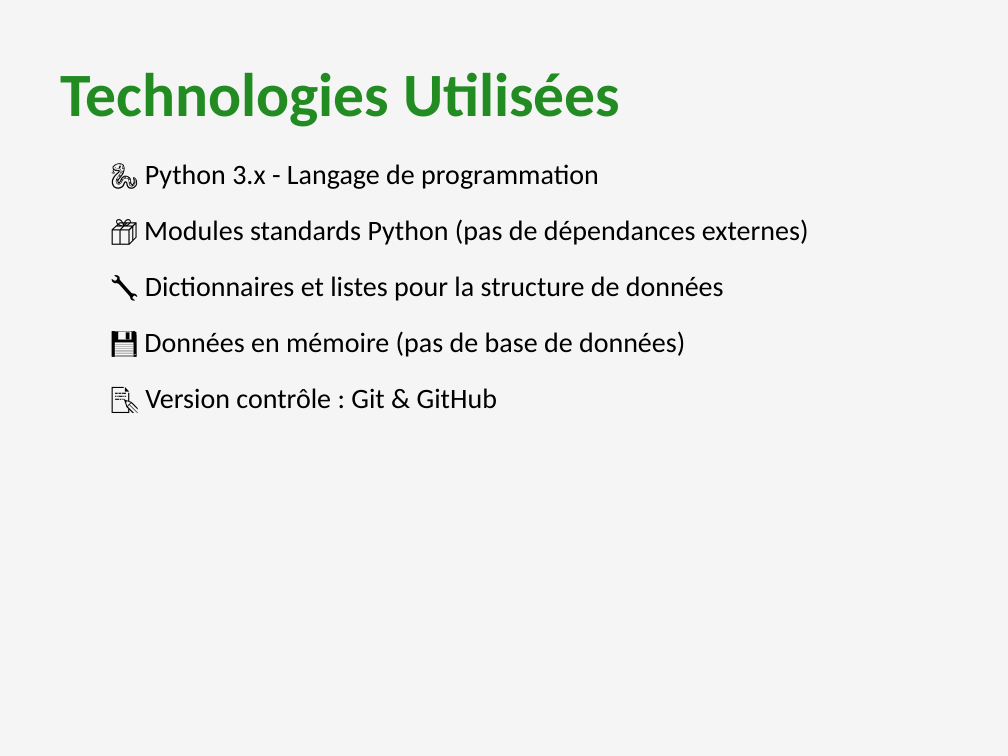
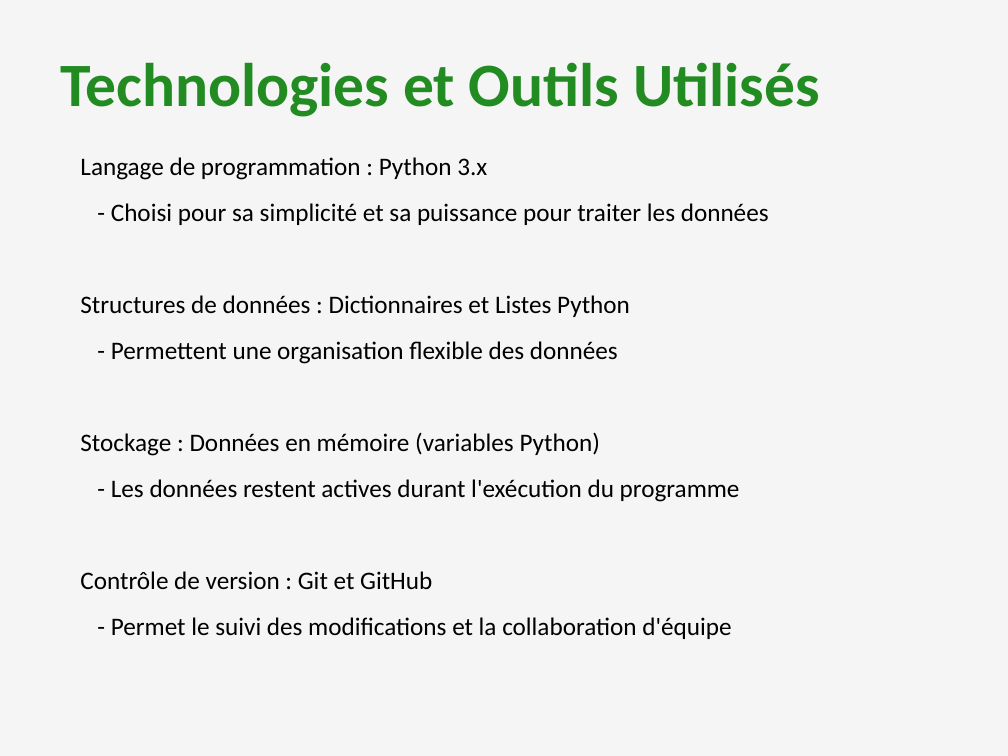
Before and after one commit to papaabdoulayediallo2-dev/projet-python-AGRI-SEN, a slide deck: slide 15 of AGRI-SEN_Presentation.pptx (slide 14 before the commit). Drawn at 1008x756 pixels with LibreOffice and Linux fonts; fonts in the diff are those of the drawing. Boxes give left, top, right and bottom in pixels: in the first picture for what was removed or moved away, otherwise in the second. Text is boxed around its words. In the diff, an @@ line names an element or a change of style, - is before the commit and + after.

```diff
--- a/AGRI-SEN_Presentation.pptx
+++ b/AGRI-SEN_Presentation.pptx
@@ text at [60,62,819,117]: text changed @@
-Technologies Utilisées
+Technologies et Outils Utilisés
@@ text at [80,157,769,639]: text changed; size 20 to 18 pt @@
-🐍 Python 3.x - Langage de programmation
-📦 Modules standards Python (pas de dépendances externes)
-🔧 Dictionnaires et listes pour la structure de données
-💾 Données en mémoire (pas de base de données)
-📝 Version contrôle : Git & GitHub
+Langage de programmation : Python 3.x
+- Choisi pour sa simplicité et sa puissance pour traiter les données
+Structures de données : Dictionnaires et Listes Python
+- Permettent une organisation flexible des données
+Stockage : Données en mémoire (variables Python)
+- Les données restent actives durant l'exécution du programme
+Contrôle de version : Git et GitHub
+- Permet le suivi des modifications et la collaboration d'équipe
```
Also in this commit, not shown: 7 other slides changed, 10 slides added, 7 slides removed, 1 other file.
